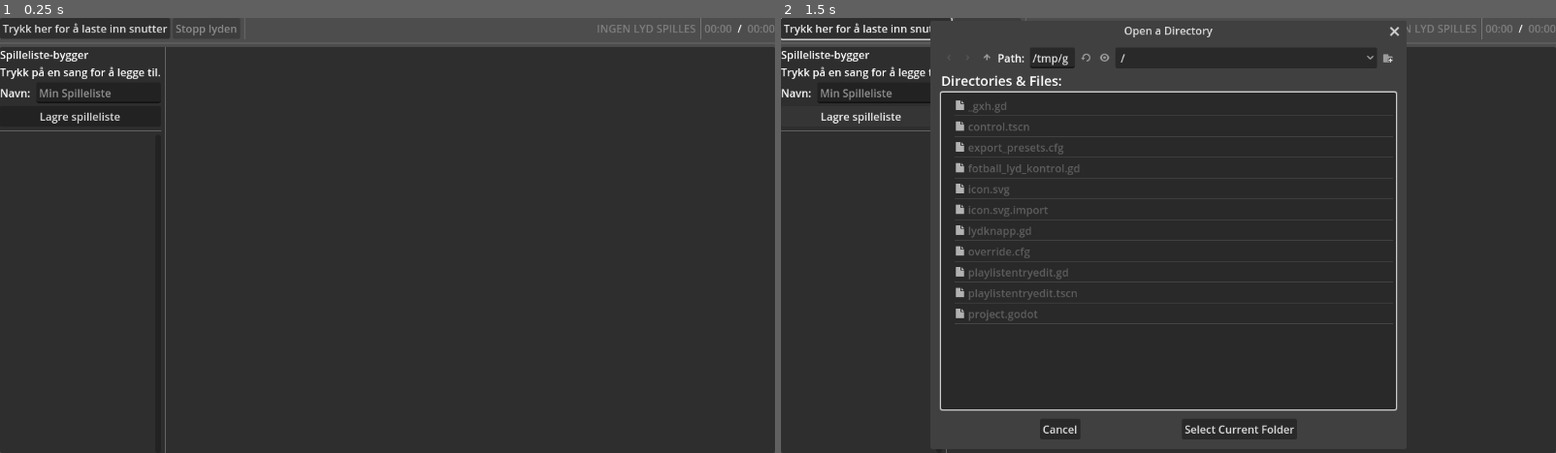
Above: before the commit, frames 1-2 (left to right).
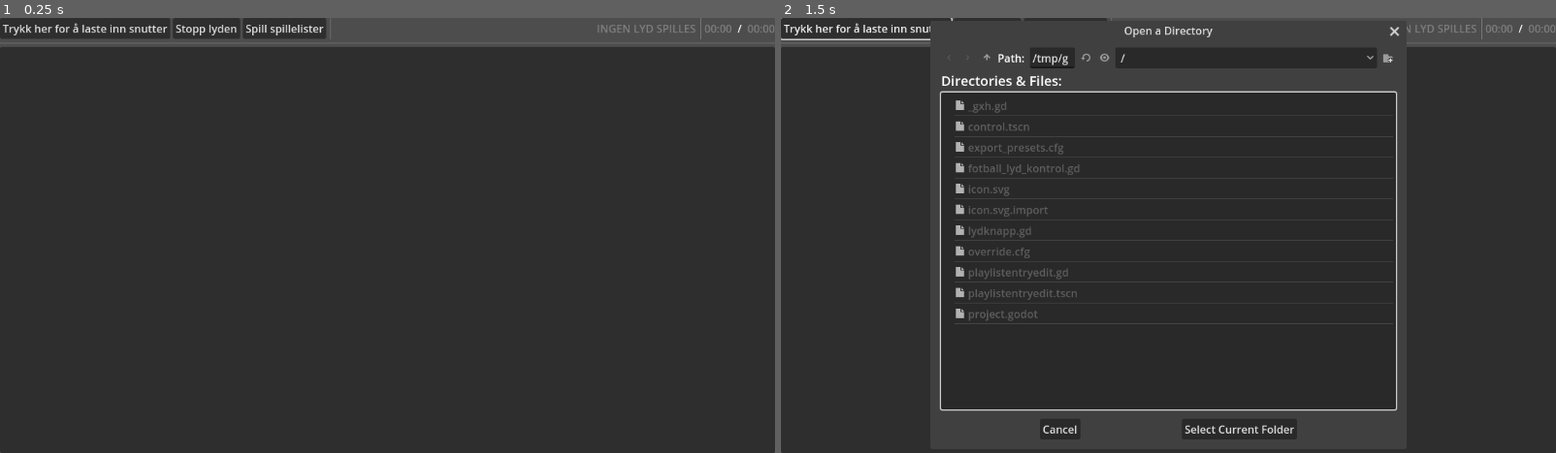
Above: after the commit, the same moments.

Repository: KvaGram/fotballklubb_music_app
Game: Godot game, scene res://control.tscn
Same seed, same stepped clock (60 frames per second), same inputs: the game is played once before the commit and once after it.
Inputs (mouse positions are in pixels of both pictures, inside the frame that each line leads up to):
- Up to frame 1 (0.25 s): no input
- Up to frame 2 (1.5 s): click "Trykk her for å laste inn snu…" at 0.5 s; click (858, 118) at 1.25 s, where only the run before the commit has a clickable "Lagre spilleliste"

The runs differ from the first frame. In frame 1, 1.3% of the frame differs, in the area x 0-43%, y 0-100%; in frame 2, 0.7%.

Commit message:
Add playlist mode - replace old flags with enum
Still work in progress. work on playlist mode has started. Editor is working, but only partially tested. Replaced the mode flags with an enum, as there are now three modes - single, playlist and playlist edit.
Added a warning feedback to playlist editor, warning user when they forget to mind the playlist name.

Diff:
--- a/control.tscn
+++ b/control.tscn
@@ -34,7 +34,8 @@
 layout_mode = 2
 size_flags_vertical = 4
 
-[node name="getSound" type="Button" parent="VBoxContainer/HBoxContainer"]
+[node name="GetSound" type="Button" parent="VBoxContainer/HBoxContainer"]
+unique_name_in_owner = true
 layout_mode = 2
 size_flags_horizontal = 0
 size_flags_vertical = 4
@@ -46,6 +47,11 @@
 size_flags_horizontal = 8
 size_flags_vertical = 4
 text = "Stopp lyden"
+
+[node name="Playmode" type="Button" parent="VBoxContainer/HBoxContainer"]
+unique_name_in_owner = true
+layout_mode = 2
+text = "til spillelister"
 
 [node name="VSeparator" type="VSeparator" parent="VBoxContainer/HBoxContainer"]
 layout_mode = 2
@@ -111,19 +117,28 @@
 text = "Spilleliste-bygger
 Trykk på en sang for å legge til."
 
-[node name="navnboks" type="HBoxContainer" parent="VBoxContainer/ScrollContainer/Tabs/snuttcontainer/Plistbuilder/VBoxContainer"]
+[node name="ListNameEditBox" type="HBoxContainer" parent="VBoxContainer/ScrollContainer/Tabs/snuttcontainer/Plistbuilder/VBoxContainer"]
+unique_name_in_owner = true
 layout_mode = 2
 
-[node name="Label" type="Label" parent="VBoxContainer/ScrollContainer/Tabs/snuttcontainer/Plistbuilder/VBoxContainer/navnboks"]
+[node name="Label" type="Label" parent="VBoxContainer/ScrollContainer/Tabs/snuttcontainer/Plistbuilder/VBoxContainer/ListNameEditBox"]
 layout_mode = 2
 text = "Navn: "
 
-[node name="LineEdit" type="LineEdit" parent="VBoxContainer/ScrollContainer/Tabs/snuttcontainer/Plistbuilder/VBoxContainer/navnboks"]
+[node name="ListNameEntry" type="LineEdit" parent="VBoxContainer/ScrollContainer/Tabs/snuttcontainer/Plistbuilder/VBoxContainer/ListNameEditBox"]
+unique_name_in_owner = true
 layout_mode = 2
 size_flags_horizontal = 3
 placeholder_text = "Min Spilleliste"
 
-[node name="Button" type="Button" parent="VBoxContainer/ScrollContainer/Tabs/snuttcontainer/Plistbuilder/VBoxContainer"]
+[node name="ListNameWarn" type="Label" parent="VBoxContainer/ScrollContainer/Tabs/snuttcontainer/Plistbuilder/VBoxContainer/ListNameEditBox"]
+unique_name_in_owner = true
+layout_mode = 2
+theme_override_colors/font_color = Color(1, 0, 0, 1)
+theme_override_colors/font_outline_color = Color(0.764706, 0.764706, 0, 1)
+text = "!!!"
+
+[node name="SavePlaylist" type="Button" parent="VBoxContainer/ScrollContainer/Tabs/snuttcontainer/Plistbuilder/VBoxContainer"]
 layout_mode = 2
 text = "Lagre spilleliste"
 
@@ -149,6 +164,23 @@
 layout_mode = 2
 size_flags_vertical = 3
 
+[node name="playlistcontainer" type="ScrollContainer" parent="VBoxContainer/ScrollContainer/Tabs"]
+visible = false
+layout_mode = 2
+horizontal_scroll_mode = 0
+vertical_scroll_mode = 2
+
+[node name="newplaylist" type="VBoxContainer" parent="VBoxContainer/ScrollContainer/Tabs/playlistcontainer"]
+layout_mode = 2
+
+[node name="NewPlaylistBtn" type="Button" parent="VBoxContainer/ScrollContainer/Tabs/playlistcontainer/newplaylist"]
+layout_mode = 2
+text = "Trykk her for å lage ny spilleliste"
+
 [connection signal="dir_selected" from="FileDialog" to="." method="_on_file_dialog_dir_selected"]
-[connection signal="pressed" from="VBoxContainer/HBoxContainer/getSound" to="." method="_on_get_sound_pressed"]
+[connection signal="pressed" from="VBoxContainer/HBoxContainer/GetSound" to="." method="_on_get_sound_pressed"]
 [connection signal="pressed" from="VBoxContainer/HBoxContainer/StopSound" to="." method="_on_stop_sound_pressed"]
+[connection signal="pressed" from="VBoxContainer/HBoxContainer/Playmode" to="." method="_on_playmode_pressed"]
+[connection signal="text_changed" from="VBoxContainer/ScrollContainer/Tabs/snuttcontainer/Plistbuilder/VBoxContainer/ListNameEditBox/ListNameEntry" to="." method="_on_list_name_entry_text_changed"]
+[connection signal="pressed" from="VBoxContainer/ScrollContainer/Tabs/snuttcontainer/Plistbuilder/VBoxContainer/SavePlaylist" to="." method="_on_save_playlist_pressed"]
+[connection signal="pressed" from="VBoxContainer/ScrollContainer/Tabs/playlistcontainer/newplaylist/NewPlaylistBtn" to="." method="_on_new_playlist_btn_pressed"]
--- a/fotball_lyd_kontrol.gd
+++ b/fotball_lyd_kontrol.gd
@@ -2,12 +2,15 @@
 
 var config:ConfigFile
 var _config_path:String = "user://scores.cfg"
+enum Mode { SINGLE=0,PLAYLIST=1,PLAYLISTEDIT=2 }
 
+var mode:Mode
 var audio:AudioStreamPlayer
 var dir:String = ""
 var was_playing_audio:bool = false
+#var playlist_mode:bool = false
 
-var playlist_edit_mode:bool = false
+#var playlist_edit_mode:bool = false
 var playlistedit_entries:Array[String] = []
 var playlistedit_name
 
@@ -20,6 +23,7 @@
 	%audiolength.text = "00:00"
 	%audiotime.text = "00:00"
 
+
 	#load user config
 	config = ConfigFile.new()
 	var err:int = config.load(_config_path)
@@ -27,10 +31,16 @@
 		dir = config.get_value("lastused", "dir", "")
 		if dir != "":
 			_on_file_dialog_dir_selected(dir)
+	clearPlaylistEdit()
+	setmode(Mode.SINGLE)
 
-	#_on_disable_playlist_edit()
-	_on_enable_playlist_edit()
-
+func setmode(newMode):
+	mode = newMode
+	%Tabs.current_tab = 1 if mode==Mode.PLAYLIST else 0
+	%Playmode.text = "Spill spillelister" if mode == Mode.SINGLE else "Spill enkeltlåter"
+	%GetSound.disabled = mode == Mode.PLAYLIST
+	%StopSound.disabled = mode == Mode.PLAYLISTEDIT
+	%Plistbuilder.visible = mode == Mode.PLAYLISTEDIT
 
 func _process(delta):
 	if audio.playing == true:
@@ -65,7 +75,7 @@
 	%FileDialog.popup_centered(Vector2i(600, 600))
 
 func on_audio_pressed(path:String):
-	if playlist_edit_mode:
+	if mode == Mode.PLAYLISTEDIT:
 		add_to_playlist(path)
 	else:
 		play(path)
@@ -99,18 +109,48 @@
 func _on_stop_sound_pressed():
 	audio.stop()
 
+#### PLAYLIST MODE ####
+func _on_playmode_pressed():
+	if mode == Mode.SINGLE:
+		setmode(Mode.PLAYLIST)
+	else:
+		setmode(Mode.SINGLE)
+func _on_new_playlist_btn_pressed():
+	setmode(Mode.PLAYLISTEDIT)
+
+func update_playlists():
+	#updates the list of playlists
+	pass #TODO
+
 #### PLAYLIST EDIT ####
+func _on_save_playlist_pressed():
+	var name = %ListNameEntry.text
+	if len(name) < 2:
+		%ListNameWarn.visible = true
+		%ListNameEditBox.tooltip_text = "Navnet er for kort"
+		return
+	elif config.has_section_key("playlists", "name") && not Input.is_key_pressed(KEY_SHIFT):
+		%ListNameWarn.visible = true #ERROR! This seem to have passed without holding shift.
+		%ListNameEditBox.tooltip_text = "En spilleliste med det navnet finner allerede. Hold inne shift for å overskrive"
+		return
+	config.set_value("playlists", name, playlistedit_entries.duplicate())
+	config.save(_config_path)
+	clearPlaylistEdit()
+	update_playlists()
+	setmode(Mode.PLAYLIST)
 
-func _on_enable_playlist_edit():
-	playlist_edit_mode = true
-	%Plistbuilder.visible = true
-	_on_stop_sound_pressed()
-	%StopSound.disabled = true
+func _on_list_name_entry_text_changed(_new_text):
+	%ListNameWarn.visible = false
+	%ListNameEditBox.tooltip_text = "..."
 
-func _on_disable_playlist_edit():
-	playlist_edit_mode = false
-	%Plistbuilder.visible = false
-	%StopSound.disabled = false
+func clearPlaylistEdit():
+	%ListNameWarn.visible = false
+	%ListNameEditBox.tooltip_text = "ingen feil"
+	%ListNameEntry.clear()
+	playlistedit_entries.clear()
+	for c in %Plistentryeditors.get_children():
+		%Plistentryeditors.remove_child(c)
+		c.queue_free()
 
 func add_to_playlist(path:String):
 	var entrybox:Node = playlistentryedit.instantiate()
